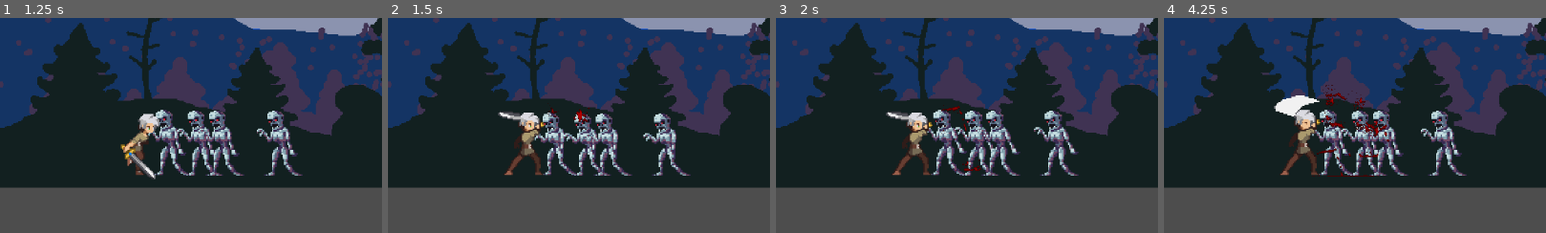
Above: before the commit, frames 1-4 (left to right).
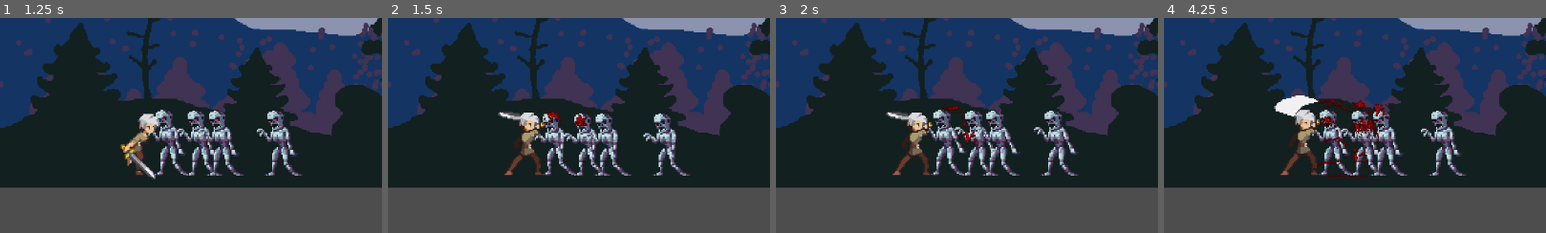
Above: after the commit, the same moments.

Repository: Rip50/RogueType
Game: Godot game, scene res://scenes/levels/level_night_forest.tscn
The game is run twice, just before and just after one commit, with the same random seed, the same clock (stepped at 60 frames per second) and the same inputs.
Inputs:
- Up to frame 1 (1.25 s): hold Right (move_right) from 0.53 s (still down); hold Space (attack) from 0.53 s (still down)
- Up to frame 2 (1.5 s): release Right (move_right) at 1.28 s; release Space (attack) at 1.28 s; tap Space (attack) at 1.35 s
- Up to frame 3 (2 s): no input
- Up to frame 4 (4.25 s): hold Space (attack) 2.03-2.78 s; hold Right (move_right) 2.03-3.53 s; tap Space (attack) at 2.85 s; hold Space (attack) from 3.53 s (still down)
The pictures show only the part of the screen within x 33-83%, y 21-71%; the shares and areas given below are measured in that part.

Frame 1 is identical in both runs. In frame 2, 0.3% of the frame differs, in the area x 40-53%, y 41-58%; in frame 3, 0.3%; in frame 4, 1.4%, in the area x 38-60%, y 31-74%.

Commit message:
Blood drop refactoring and state machine for 3 stages of animation

Diff:
--- a/scenes/blood_drop.gd
+++ b/scenes/blood_drop.gd
@@ -1,24 +1,82 @@
+#extends RigidBody2D
+#
+#@onready var animator: AnimatedSprite2D = $AnimatedSprite2D
+#
+#func _ready():
+	#randomize() # Ensure random results
+	#contact_monitor = true
+	#max_contacts_reported = 10
+	#var effect_idx = randi() % 3 + 1 # Randomly select between 1 and 3
+	#animator.play(str(effect_idx))
+	#animator.animation_finished.connect(start_fade_out)
+	## Apply an impulse to make the blood drop 'splatter'
+	#linear_velocity = Vector2(randf_range(-10, 80), randf_range(-200, -400))
+#
+#
+#func start_fade_out():
+	#await get_tree().create_timer(2.0).timeout # Wait for 2 seconds before fading
+	#fade_out()
+#
+#
+#func fade_out():
+	#var tween := create_tween()
+	#tween.finished.connect(queue_free)
+	#tween.tween_property(self, "modulate:a", 0, 2)
+
+
+# Refactored to show 3 types of animation
+# ##############################
+
 extends RigidBody2D
 
 @onready var animator: AnimatedSprite2D = $AnimatedSprite2D
 
+# Assume these are the types of blood animation sets available
+#enum BloodType { TYPE_1 = 1, TYPE_2, TYPE_3 }
+var blood_type = 1 #BloodType.TYPE_1 # Default type, can be set externally
+var _on_animation_finished_call: Callable
+
 func _ready():
 	randomize() # Ensure random results
+	blood_type = randi_range(1,3) #BUG: animation 1
 	contact_monitor = true
 	max_contacts_reported = 10
-	var effect_idx = randi() % 3 + 1 # Randomly select between 1 and 3
-	animator.play(str(effect_idx))
-	animator.animation_finished.connect(start_fade_out)
-	# Apply an impulse to make the blood drop 'splatter'
+	# Start with the 'beginning' animation for the selected blood type
+	play_animation("beginning")
+	# Apply an initial impulse to simulate the splatter effect
 	linear_velocity = Vector2(randf_range(-10, 80), randf_range(-200, -400))
 
+func play_animation(animation_stage):
+	var animation_name = str(blood_type) + "_" + animation_stage
+	animator.play(animation_name)
+	if animation_stage == "beginning":
+		_on_animation_finished_call = _on_animation_finished.bind(animation_stage)
+		animator.animation_finished.connect(_on_animation_finished_call, CONNECT_ONE_SHOT)
+	elif animation_stage == "airborn":
+		# 'airborne' animation is looped so no need to connect to 'animation_finished' again
+		pass
+	elif animation_stage == "splatting":
+		#animator.animation_finished.disconnect(_on_animation_finished_call)
+		animator.animation_finished.connect(_start_fade_out, CONNECT_ONE_SHOT)
 
-func start_fade_out():
+func _on_animation_finished(animation_stage):
+	if animation_stage == "beginning":
+		play_animation("airborn")
+	elif animation_stage == "splatting":
+		_start_fade_out()
+
+func _on_body_entered(body):
+	# Condition to check if it's time to play the 'splatting' animation
+	# You might want to refine this check based on your game's logic
+	if not animator.is_playing() or animator.animation != str(blood_type) + "_splatting":
+		play_animation("splatting")
+	pass
+
+func _start_fade_out():
 	await get_tree().create_timer(2.0).timeout # Wait for 2 seconds before fading
-	fade_out()
+	_fade_out()
 
-
-func fade_out():
+func _fade_out():
 	var tween := create_tween()
 	tween.finished.connect(queue_free)
 	tween.tween_property(self, "modulate:a", 0, 2)
--- a/scenes/blood_drop.tscn
+++ b/scenes/blood_drop.tscn
@@ -148,6 +148,138 @@
 atlas = ExtResource("2_vskll")
 region = Rect2(2176, 0, 64, 64)
 
+[sub_resource type="AtlasTexture" id="AtlasTexture_vjuny"]
+atlas = ExtResource("2_vskll")
+region = Rect2(832, 0, 64, 64)
+
+[sub_resource type="AtlasTexture" id="AtlasTexture_2tbtt"]
+atlas = ExtResource("2_vskll")
+region = Rect2(896, 0, 64, 64)
+
+[sub_resource type="AtlasTexture" id="AtlasTexture_nbfy0"]
+atlas = ExtResource("2_vskll")
+region = Rect2(960, 0, 64, 64)
+
+[sub_resource type="AtlasTexture" id="AtlasTexture_dfugi"]
+atlas = ExtResource("2_vskll")
+region = Rect2(0, 0, 64, 64)
+
+[sub_resource type="AtlasTexture" id="AtlasTexture_ygclu"]
+atlas = ExtResource("2_vskll")
+region = Rect2(64, 0, 64, 64)
+
+[sub_resource type="AtlasTexture" id="AtlasTexture_8vfri"]
+atlas = ExtResource("2_vskll")
+region = Rect2(128, 0, 64, 64)
+
+[sub_resource type="AtlasTexture" id="AtlasTexture_oh4d3"]
+atlas = ExtResource("2_vskll")
+region = Rect2(192, 0, 64, 64)
+
+[sub_resource type="AtlasTexture" id="AtlasTexture_smcg1"]
+atlas = ExtResource("2_vskll")
+region = Rect2(256, 0, 64, 64)
+
+[sub_resource type="AtlasTexture" id="AtlasTexture_dj436"]
+atlas = ExtResource("2_vskll")
+region = Rect2(320, 0, 64, 64)
+
+[sub_resource type="AtlasTexture" id="AtlasTexture_cpc1v"]
+atlas = ExtResource("2_vskll")
+region = Rect2(384, 0, 64, 64)
+
+[sub_resource type="AtlasTexture" id="AtlasTexture_4as2n"]
+atlas = ExtResource("2_vskll")
+region = Rect2(448, 0, 64, 64)
+
+[sub_resource type="AtlasTexture" id="AtlasTexture_ip1lw"]
+atlas = ExtResource("2_vskll")
+region = Rect2(512, 0, 64, 64)
+
+[sub_resource type="AtlasTexture" id="AtlasTexture_k3ptp"]
+atlas = ExtResource("2_vskll")
+region = Rect2(576, 0, 64, 64)
+
+[sub_resource type="AtlasTexture" id="AtlasTexture_4kur8"]
+atlas = ExtResource("2_vskll")
+region = Rect2(640, 0, 64, 64)
+
+[sub_resource type="AtlasTexture" id="AtlasTexture_oe5bp"]
+atlas = ExtResource("2_vskll")
+region = Rect2(704, 0, 64, 64)
+
+[sub_resource type="AtlasTexture" id="AtlasTexture_62vxl"]
+atlas = ExtResource("2_vskll")
+region = Rect2(768, 0, 64, 64)
+
+[sub_resource type="AtlasTexture" id="AtlasTexture_7tedy"]
+atlas = ExtResource("2_vskll")
+region = Rect2(1024, 0, 64, 64)
+
+[sub_resource type="AtlasTexture" id="AtlasTexture_hlfcg"]
+atlas = ExtResource("2_vskll")
+region = Rect2(1088, 0, 64, 64)
+
+[sub_resource type="AtlasTexture" id="AtlasTexture_viph2"]
+atlas = ExtResource("2_vskll")
+region = Rect2(1152, 0, 64, 64)
+
+[sub_resource type="AtlasTexture" id="AtlasTexture_dxp3k"]
+atlas = ExtResource("2_vskll")
+region = Rect2(1216, 0, 64, 64)
+
+[sub_resource type="AtlasTexture" id="AtlasTexture_8ttby"]
+atlas = ExtResource("2_vskll")
+region = Rect2(1280, 0, 64, 64)
+
+[sub_resource type="AtlasTexture" id="AtlasTexture_2r68b"]
+atlas = ExtResource("2_vskll")
+region = Rect2(1344, 0, 64, 64)
+
+[sub_resource type="AtlasTexture" id="AtlasTexture_u07qs"]
+atlas = ExtResource("2_vskll")
+region = Rect2(1408, 0, 64, 64)
+
+[sub_resource type="AtlasTexture" id="AtlasTexture_6rx67"]
+atlas = ExtResource("2_vskll")
+region = Rect2(1472, 0, 64, 64)
+
+[sub_resource type="AtlasTexture" id="AtlasTexture_7jl72"]
+atlas = ExtResource("2_vskll")
+region = Rect2(1536, 0, 64, 64)
+
+[sub_resource type="AtlasTexture" id="AtlasTexture_lyxfu"]
+atlas = ExtResource("2_vskll")
+region = Rect2(1600, 0, 64, 64)
+
+[sub_resource type="AtlasTexture" id="AtlasTexture_ogl6r"]
+atlas = ExtResource("2_vskll")
+region = Rect2(1664, 0, 64, 64)
+
+[sub_resource type="AtlasTexture" id="AtlasTexture_ddnhe"]
+atlas = ExtResource("2_vskll")
+region = Rect2(1728, 0, 64, 64)
+
+[sub_resource type="AtlasTexture" id="AtlasTexture_rnmkd"]
+atlas = ExtResource("2_vskll")
+region = Rect2(1792, 0, 64, 64)
+
+[sub_resource type="AtlasTexture" id="AtlasTexture_pjafy"]
+atlas = ExtResource("2_vskll")
+region = Rect2(1856, 0, 64, 64)
+
+[sub_resource type="AtlasTexture" id="AtlasTexture_1behs"]
+atlas = ExtResource("2_vskll")
+region = Rect2(1920, 0, 64, 64)
+
+[sub_resource type="AtlasTexture" id="AtlasTexture_bq33j"]
+atlas = ExtResource("2_vskll")
+region = Rect2(1984, 0, 64, 64)
+
+[sub_resource type="AtlasTexture" id="AtlasTexture_w2yeq"]
+atlas = ExtResource("2_vskll")
+region = Rect2(2048, 0, 64, 64)
+
 [sub_resource type="AtlasTexture" id="AtlasTexture_yeo2a"]
 atlas = ExtResource("3_82nu2")
 region = Rect2(0, 0, 64, 64)
@@ -288,6 +420,62 @@
 atlas = ExtResource("3_82nu2")
 region = Rect2(2176, 0, 64, 64)
 
+[sub_resource type="AtlasTexture" id="AtlasTexture_sb327"]
+atlas = ExtResource("3_82nu2")
+region = Rect2(1152, 0, 64, 64)
+
+[sub_resource type="AtlasTexture" id="AtlasTexture_llmcs"]
+atlas = ExtResource("3_82nu2")
+region = Rect2(1216, 0, 64, 64)
+
+[sub_resource type="AtlasTexture" id="AtlasTexture_0mqtj"]
+atlas = ExtResource("3_82nu2")
+region = Rect2(768, 0, 64, 64)
+
+[sub_resource type="AtlasTexture" id="AtlasTexture_asvno"]
+atlas = ExtResource("3_82nu2")
+region = Rect2(832, 0, 64, 64)
+
+[sub_resource type="AtlasTexture" id="AtlasTexture_5m5om"]
+atlas = ExtResource("3_82nu2")
+region = Rect2(896, 0, 64, 64)
+
+[sub_resource type="AtlasTexture" id="AtlasTexture_l8b61"]
+atlas = ExtResource("3_82nu2")
+region = Rect2(960, 0, 64, 64)
+
+[sub_resource type="AtlasTexture" id="AtlasTexture_6t27f"]
+atlas = ExtResource("3_82nu2")
+region = Rect2(1024, 0, 64, 64)
+
+[sub_resource type="AtlasTexture" id="AtlasTexture_f5lun"]
+atlas = ExtResource("3_82nu2")
+region = Rect2(1088, 0, 64, 64)
+
+[sub_resource type="AtlasTexture" id="AtlasTexture_2mmau"]
+atlas = ExtResource("3_82nu2")
+region = Rect2(1280, 0, 64, 64)
+
+[sub_resource type="AtlasTexture" id="AtlasTexture_0yuix"]
+atlas = ExtResource("3_82nu2")
+region = Rect2(1344, 0, 64, 64)
+
+[sub_resource type="AtlasTexture" id="AtlasTexture_eg8c8"]
+atlas = ExtResource("3_82nu2")
+region = Rect2(1408, 0, 64, 64)
+
+[sub_resource type="AtlasTexture" id="AtlasTexture_betm6"]
+atlas = ExtResource("3_82nu2")
+region = Rect2(1472, 0, 64, 64)
+
+[sub_resource type="AtlasTexture" id="AtlasTexture_2yd13"]
+atlas = ExtResource("3_82nu2")
+region = Rect2(1536, 0, 64, 64)
+
+[sub_resource type="AtlasTexture" id="AtlasTexture_x0ta5"]
+atlas = ExtResource("3_82nu2")
+region = Rect2(1600, 0, 64, 64)
+
 [sub_resource type="AtlasTexture" id="AtlasTexture_424tx"]
 atlas = ExtResource("4_23q0f")
 region = Rect2(0, 0, 64, 64)
@@ -427,6 +615,74 @@
 [sub_resource type="AtlasTexture" id="AtlasTexture_p2ek8"]
 atlas = ExtResource("4_23q0f")
 region = Rect2(2176, 0, 64, 64)
+
+[sub_resource type="AtlasTexture" id="AtlasTexture_1r4pl"]
+atlas = ExtResource("4_23q0f")
+region = Rect2(960, 0, 64, 64)
+
+[sub_resource type="AtlasTexture" id="AtlasTexture_dqp38"]
+atlas = ExtResource("4_23q0f")
+region = Rect2(1088, 0, 64, 64)
+
+[sub_resource type="AtlasTexture" id="AtlasTexture_ugg28"]
+atlas = ExtResource("4_23q0f")
+region = Rect2(1216, 0, 64, 64)
+
+[sub_resource type="AtlasTexture" id="AtlasTexture_lsl3y"]
+atlas = ExtResource("4_23q0f")
+region = Rect2(768, 0, 64, 64)
+
+[sub_resource type="AtlasTexture" id="AtlasTexture_ms25s"]
+atlas = ExtResource("4_23q0f")
+region = Rect2(832, 0, 64, 64)
+
+[sub_resource type="AtlasTexture" id="AtlasTexture_xjmkg"]
+atlas = ExtResource("4_23q0f")
+region = Rect2(896, 0, 64, 64)
+
+[sub_resource type="AtlasTexture" id="AtlasTexture_dbt63"]
+atlas = ExtResource("4_23q0f")
+region = Rect2(1344, 0, 64, 64)
+
+[sub_resource type="AtlasTexture" id="AtlasTexture_x3wkv"]
+atlas = ExtResource("4_23q0f")
+region = Rect2(1408, 0, 64, 64)
+
+[sub_resource type="AtlasTexture" id="AtlasTexture_gi7ou"]
+atlas = ExtResource("4_23q0f")
+region = Rect2(1472, 0, 64, 64)
+
+[sub_resource type="AtlasTexture" id="AtlasTexture_1vrwr"]
+atlas = ExtResource("4_23q0f")
+region = Rect2(1536, 0, 64, 64)
+
+[sub_resource type="AtlasTexture" id="AtlasTexture_mducw"]
+atlas = ExtResource("4_23q0f")
+region = Rect2(1600, 0, 64, 64)
+
+[sub_resource type="AtlasTexture" id="AtlasTexture_2s3ql"]
+atlas = ExtResource("4_23q0f")
+region = Rect2(1664, 0, 64, 64)
+
+[sub_resource type="AtlasTexture" id="AtlasTexture_cudk0"]
+atlas = ExtResource("4_23q0f")
+region = Rect2(1728, 0, 64, 64)
+
+[sub_resource type="AtlasTexture" id="AtlasTexture_47ogx"]
+atlas = ExtResource("4_23q0f")
+region = Rect2(1792, 0, 64, 64)
+
+[sub_resource type="AtlasTexture" id="AtlasTexture_h8ntd"]
+atlas = ExtResource("4_23q0f")
+region = Rect2(1856, 0, 64, 64)
+
+[sub_resource type="AtlasTexture" id="AtlasTexture_8ponp"]
+atlas = ExtResource("4_23q0f")
+region = Rect2(1984, 0, 64, 64)
+
+[sub_resource type="AtlasTexture" id="AtlasTexture_ia5r6"]
+atlas = ExtResource("4_23q0f")
+region = Rect2(2112, 0, 64, 64)
 
 [sub_resource type="SpriteFrames" id="SpriteFrames_1ciys"]
 animations = [{
@@ -542,6 +798,123 @@
 }, {
 "frames": [{
 "duration": 1.0,
+"texture": SubResource("AtlasTexture_vjuny")
+}, {
+"duration": 1.0,
+"texture": SubResource("AtlasTexture_2tbtt")
+}, {
+"duration": 1.0,
+"texture": SubResource("AtlasTexture_nbfy0")
+}, {
+"duration": 1.0,
+"texture": SubResource("AtlasTexture_2tbtt")
+}],
+"loop": true,
+"name": &"1_airborn",
+"speed": 10.0
+}, {
+"frames": [{
+"duration": 1.0,
+"texture": SubResource("AtlasTexture_dfugi")
+}, {
+"duration": 1.0,
+"texture": SubResource("AtlasTexture_ygclu")
+}, {
+"duration": 1.0,
+"texture": SubResource("AtlasTexture_8vfri")
+}, {
+"duration": 1.0,
+"texture": SubResource("AtlasTexture_oh4d3")
+}, {
+"duration": 1.0,
+"texture": SubResource("AtlasTexture_smcg1")
+}, {
+"duration": 1.0,
+"texture": SubResource("AtlasTexture_dj436")
+}, {
+"duration": 1.0,
+"texture": SubResource("AtlasTexture_cpc1v")
+}, {
+"duration": 1.0,
+"texture": SubResource("AtlasTexture_4as2n")
+}, {
+"duration": 1.0,
+"texture": SubResource("AtlasTexture_ip1lw")
+}, {
+"duration": 1.0,
+"texture": SubResource("AtlasTexture_k3ptp")
+}, {
+"duration": 1.0,
+"texture": SubResource("AtlasTexture_4kur8")
+}, {
+"duration": 1.0,
+"texture": SubResource("AtlasTexture_oe5bp")
+}, {
+"duration": 1.0,
+"texture": SubResource("AtlasTexture_62vxl")
+}],
+"loop": false,
+"name": &"1_beginning",
+"speed": 15.0
+}, {
+"frames": [{
+"duration": 1.0,
+"texture": SubResource("AtlasTexture_7tedy")
+}, {
+"duration": 1.0,
+"texture": SubResource("AtlasTexture_hlfcg")
+}, {
+"duration": 1.0,
+"texture": SubResource("AtlasTexture_viph2")
+}, {
+"duration": 1.0,
+"texture": SubResource("AtlasTexture_dxp3k")
+}, {
+"duration": 1.0,
+"texture": SubResource("AtlasTexture_8ttby")
+}, {
+"duration": 1.0,
+"texture": SubResource("AtlasTexture_2r68b")
+}, {
+"duration": 1.0,
+"texture": SubResource("AtlasTexture_u07qs")
+}, {
+"duration": 1.0,
+"texture": SubResource("AtlasTexture_6rx67")
+}, {
+"duration": 1.0,
+"texture": SubResource("AtlasTexture_7jl72")
+}, {
+"duration": 1.0,
+"texture": SubResource("AtlasTexture_lyxfu")
+}, {
+"duration": 1.0,
+"texture": SubResource("AtlasTexture_ogl6r")
+}, {
+"duration": 1.0,
+"texture": SubResource("AtlasTexture_ddnhe")
+}, {
+"duration": 1.0,
+"texture": SubResource("AtlasTexture_rnmkd")
+}, {
+"duration": 1.0,
+"texture": SubResource("AtlasTexture_pjafy")
+}, {
+"duration": 1.0,
+"texture": SubResource("AtlasTexture_1behs")
+}, {
+"duration": 1.0,
+"texture": SubResource("AtlasTexture_bq33j")
+}, {
+"duration": 1.0,
+"texture": SubResource("AtlasTexture_w2yeq")
+}],
+"loop": false,
+"name": &"1_splatting",
+"speed": 20.0
+}, {
+"frames": [{
+"duration": 1.0,
 "texture": SubResource("AtlasTexture_yeo2a")
 }, {
 "duration": 1.0,
@@ -652,6 +1025,63 @@
 }, {
 "frames": [{
 "duration": 1.0,
+"texture": SubResource("AtlasTexture_sb327")
+}, {
+"duration": 1.0,
+"texture": SubResource("AtlasTexture_llmcs")
+}],
+"loop": true,
+"name": &"2_airborn",
+"speed": 10.0
+}, {
+"frames": [{
+"duration": 1.0,
+"texture": SubResource("AtlasTexture_0mqtj")
+}, {
+"duration": 1.0,
+"texture": SubResource("AtlasTexture_asvno")
+}, {
+"duration": 1.0,
+"texture": SubResource("AtlasTexture_5m5om")
+}, {
+"duration": 1.0,
+"texture": SubResource("AtlasTexture_l8b61")
+}, {
+"duration": 1.0,
+"texture": SubResource("AtlasTexture_6t27f")
+}, {
+"duration": 1.0,
+"texture": SubResource("AtlasTexture_f5lun")
+}],
+"loop": false,
+"name": &"2_beginning",
+"speed": 20.0
+}, {
+"frames": [{
+"duration": 1.0,
+"texture": SubResource("AtlasTexture_2mmau")
+}, {
+"duration": 1.0,
+"texture": SubResource("AtlasTexture_0yuix")
+}, {
+"duration": 1.0,
+"texture": SubResource("AtlasTexture_eg8c8")
+}, {
+"duration": 1.0,
+"texture": SubResource("AtlasTexture_betm6")
+}, {
+"duration": 1.0,
+"texture": SubResource("AtlasTexture_2yd13")
+}, {
+"duration": 1.0,
+"texture": SubResource("AtlasTexture_x0ta5")
+}],
+"loop": false,
+"name": &"2_splatting",
+"speed": 10.0
+}, {
+"frames": [{
+"duration": 1.0,
 "texture": SubResource("AtlasTexture_424tx")
 }, {
 "duration": 1.0,
@@ -759,6 +1189,75 @@
 "loop": false,
 "name": &"3",
 "speed": 30.0
+}, {
+"frames": [{
+"duration": 1.0,
+"texture": SubResource("AtlasTexture_1r4pl")
+}, {
+"duration": 1.0,
+"texture": SubResource("AtlasTexture_dqp38")
+}, {
+"duration": 1.0,
+"texture": SubResource("AtlasTexture_ugg28")
+}, {
+"duration": 1.0,
+"texture": SubResource("AtlasTexture_dqp38")
+}],
+"loop": true,
+"name": &"3_airborn",
+"speed": 10.0
+}, {
+"frames": [{
+"duration": 1.0,
+"texture": SubResource("AtlasTexture_lsl3y")
+}, {
+"duration": 1.0,
+"texture": SubResource("AtlasTexture_ms25s")
+}, {
+"duration": 1.0,
+"texture": SubResource("AtlasTexture_xjmkg")
+}],
+"loop": false,
+"name": &"3_beginning",
+"speed": 10.0
+}, {
+"frames": [{
+"duration": 1.0,
+"texture": SubResource("AtlasTexture_dbt63")
+}, {
+"duration": 1.0,
+"texture": SubResource("AtlasTexture_x3wkv")
+}, {
+"duration": 1.0,
+"texture": SubResource("AtlasTexture_gi7ou")
+}, {
+"duration": 1.0,
+"texture": SubResource("AtlasTexture_1vrwr")
+}, {
+"duration": 1.0,
+"texture": SubResource("AtlasTexture_mducw")
+}, {
+"duration": 1.0,
+"texture": SubResource("AtlasTexture_2s3ql")
+}, {
+"duration": 1.0,
+"texture": SubResource("AtlasTexture_cudk0")
+}, {
+"duration": 1.0,
+"texture": SubResource("AtlasTexture_47ogx")
+}, {
+"duration": 1.0,
+"texture": SubResource("AtlasTexture_h8ntd")
+}, {
+"duration": 1.0,
+"texture": SubResource("AtlasTexture_8ponp")
+}, {
+"duration": 1.0,
+"texture": SubResource("AtlasTexture_ia5r6")
+}],
+"loop": false,
+"name": &"3_splatting",
+"speed": 35.0
 }]
 
 [node name="BloodDrop" type="RigidBody2D"]
@@ -772,6 +1271,6 @@
 
 [node name="AnimatedSprite2D" type="AnimatedSprite2D" parent="."]
 sprite_frames = SubResource("SpriteFrames_1ciys")
-animation = &"3"
+animation = &"1_airborn"
 
 [connection signal="body_entered" from="." to="." method="_on_body_entered"]
Not shown: 1 places in scenes/blood_drop.tscn that only renumber resources
